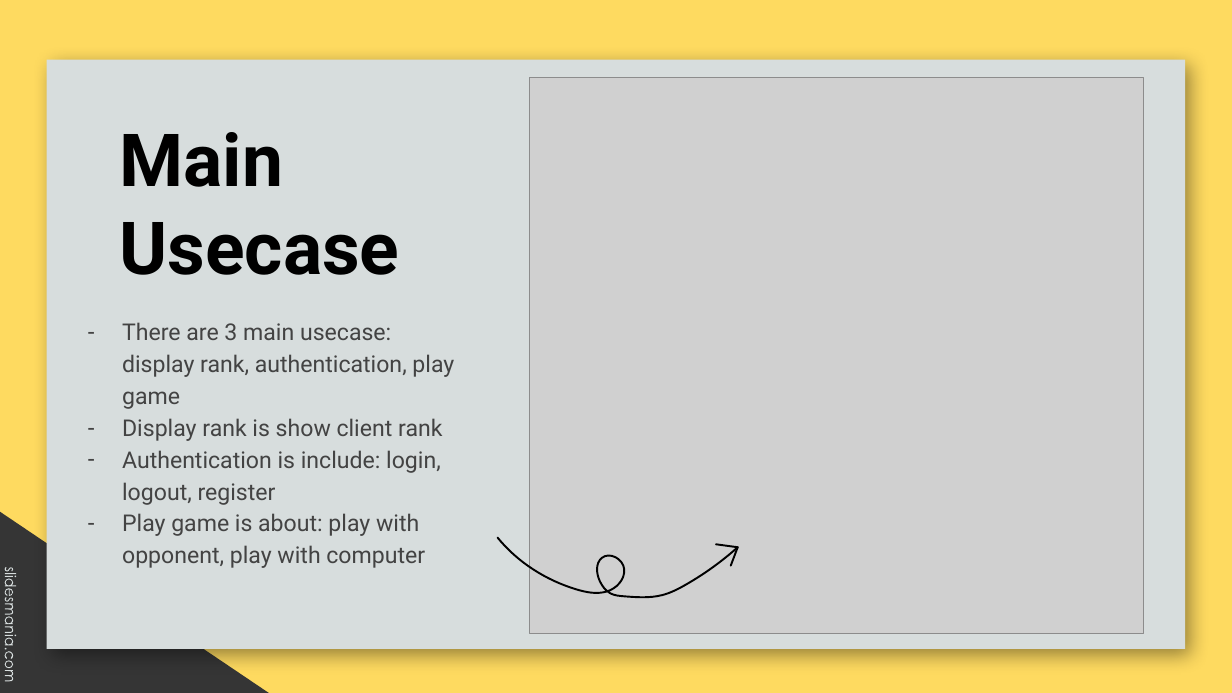
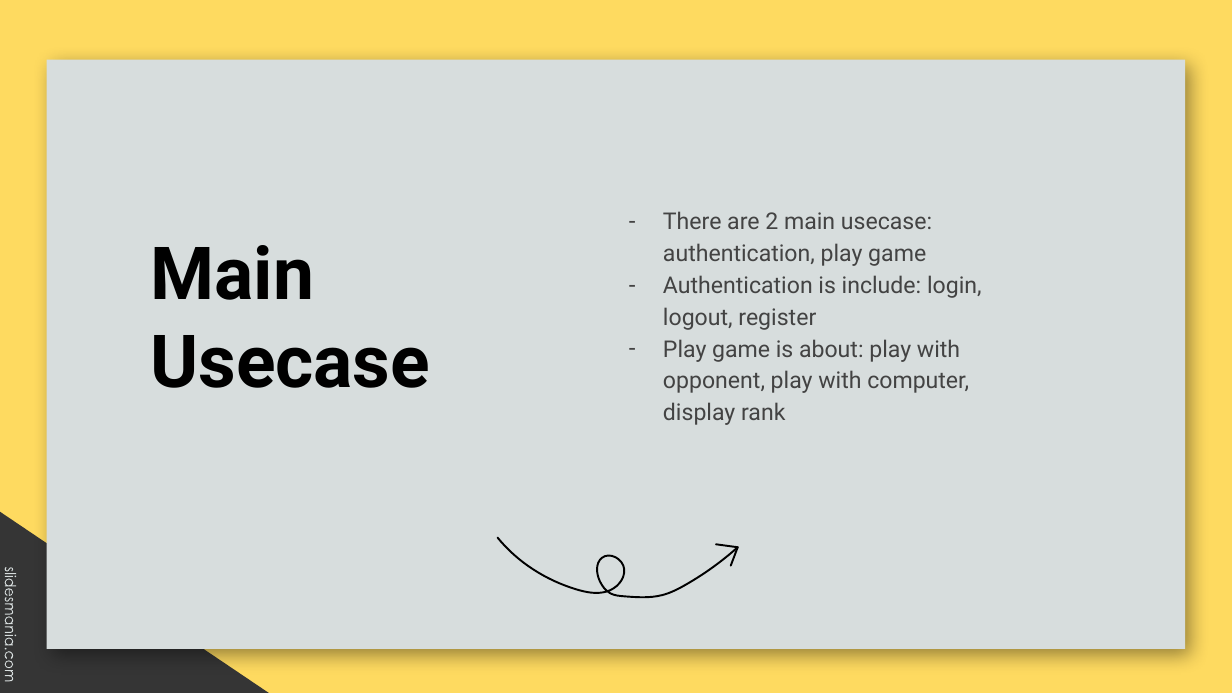
Before and after one commit to evmosss/Qt-DuoiHinhBatChu, a slide deck: slide 18 of report/report.pptx (slide 12 before the commit). Drawn at 1232x693 pixels with LibreOffice and Linux fonts; fonts in the diff are those of the drawing; grey boxes stand for pictures; background and template pictures are left out. Boxes give left, top, right and bottom in pixels: in the first picture for what was removed or moved away, otherwise in the second. Text is boxed around its words. In the diff, an @@ line names an element or a change of style, - is before the commit and + after.

```diff
--- a/report/report.pptx
+++ b/report/report.pptx
@@ picture removed at [530, 78, 1143, 634] @@
@@ text "There are 2 main usecase: ...": place and size @@
-text "There are 2 main usecase: ..." at [122, 322, 454, 568]
+text "There are 2 main usecase: ..." at [663, 211, 982, 425]
@@ title "Main Usecase": place and size @@
-title "Main Usecase" at [120, 132, 400, 275]
+title "Main Usecase" at [150, 245, 430, 388]
@@ text at [663, 211, 932, 266]: text changed @@
-– There are 3 main usecase: display rank, authentication, play game
-– Display rank is show client rank
+– There are 2 main usecase: authentication, play game
@@ text at [663, 339, 969, 425]: text changed @@
-– Play game is about: play with opponent, play with computer
+– Play game is about: play with opponent, play with computer, display rank
```
Also in this commit, not shown: 14 other slides changed, 8 slides added, 10 slides removed, 7 other files.
